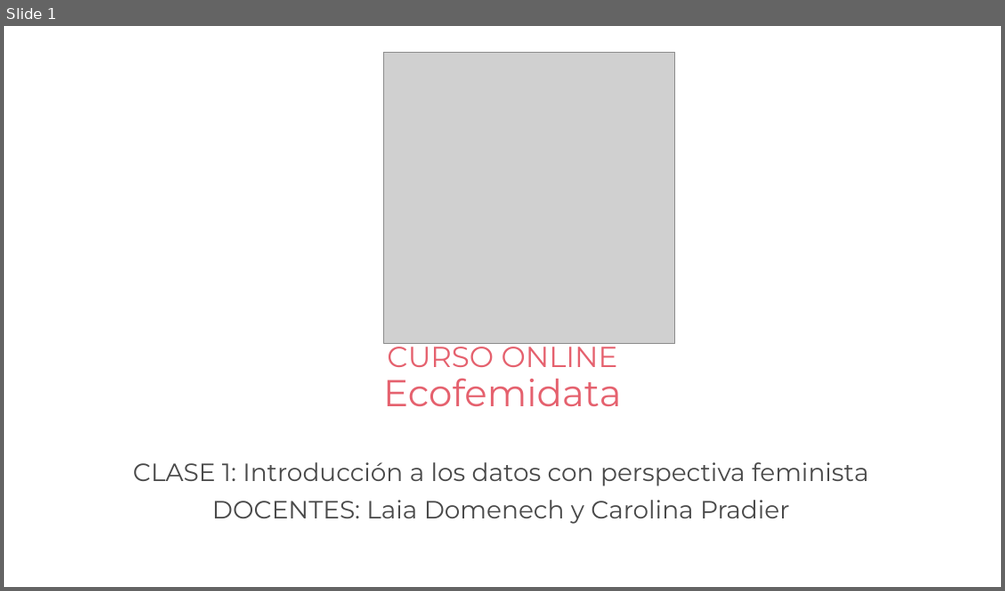
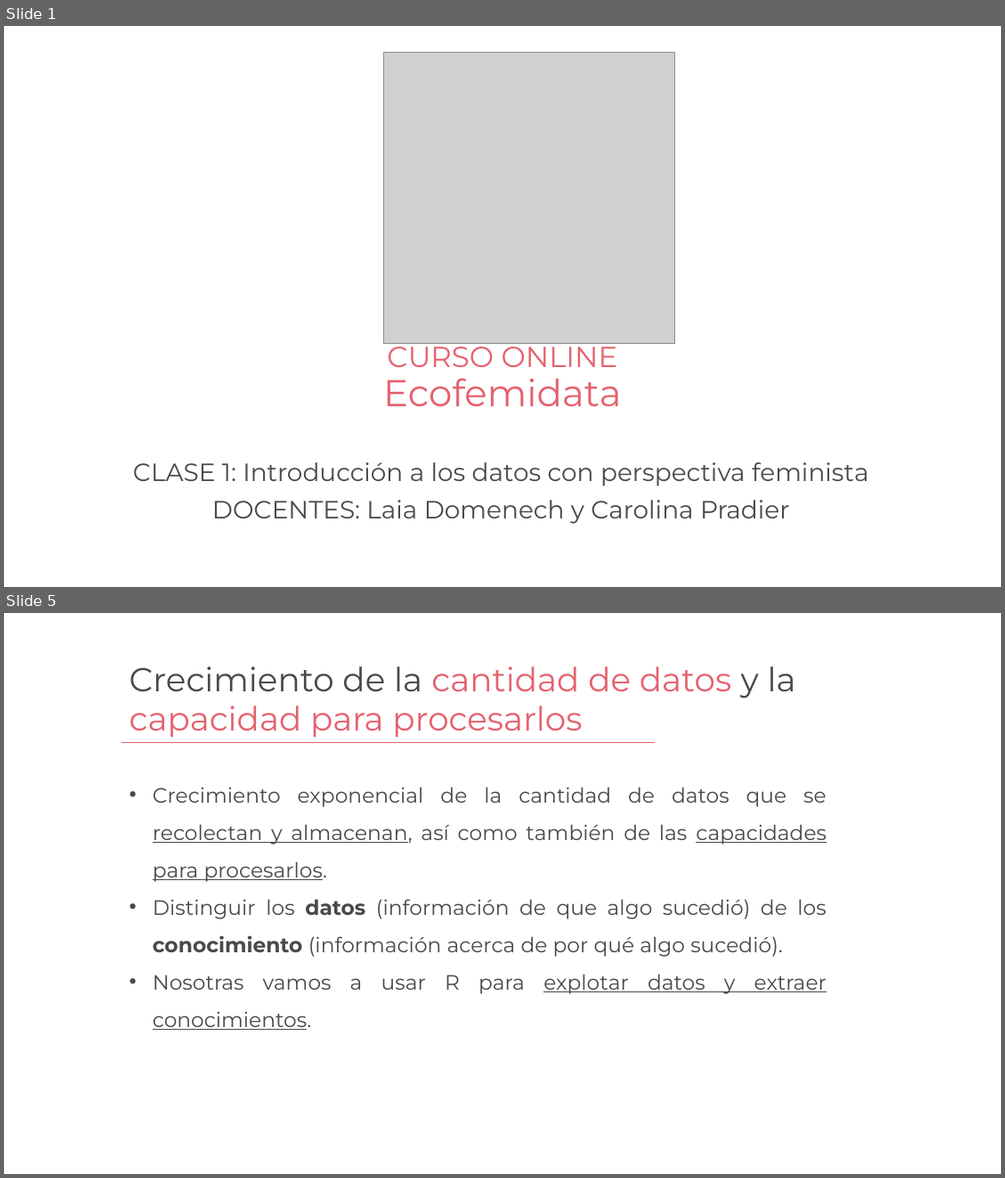
Before and after one commit to caropradier/Curso-Ecofemidata, a slide deck: clase1/Clase1 - Curso Ecofemidata.pptx. Shown one above the other, each under a label of ours: slide 1 before the commit, slides 1 and 5 after it; the slides between them are not shown. The pictures are 1005x591 and 1005x1178 pixels, drawn with LibreOffice and Linux fonts; fonts in the diff are those of the drawing; grey boxes stand for pictures; background and template pictures are left out. Boxes give left, top, right and bottom in pixels: in the first picture for what was removed or moved away, otherwise in the second. Text is boxed around its words. In the diff, an @@ line names an element or a change of style, - is before the commit and + after.

```diff
--- a/clase1/Clase1 - Curso Ecofemidata.pptx
+++ b/clase1/Clase1 - Curso Ecofemidata.pptx
@@ slide 5 added at (4, 613, 1001, 1174), background picture (left out) @@
@@ text added at (129, 666, 796, 737), 32 pt, text #E5616E @@
+Crecimiento de la cantidad de datos y la capacidad para procesarlos
@@ line added from (122, 742) to (655, 742), #E5616E 0.5 pt @@
@@ text added at (153, 787, 826, 1030), 20 pt, text #494949 @@
+• Crecimiento exponencial de la cantidad de datos que se recolectan y almacenan, así como también de las capacidades para procesarlos.
+• Distinguir los datos (información de que algo sucedió) de los conocimiento (información acerca de por qué algo sucedió).
+• Nosotras vamos a usar R para explotar datos y extraer conocimientos.
```
Also in this commit, not shown: 20 other slides added, 1 slide removed, 3 other files.
